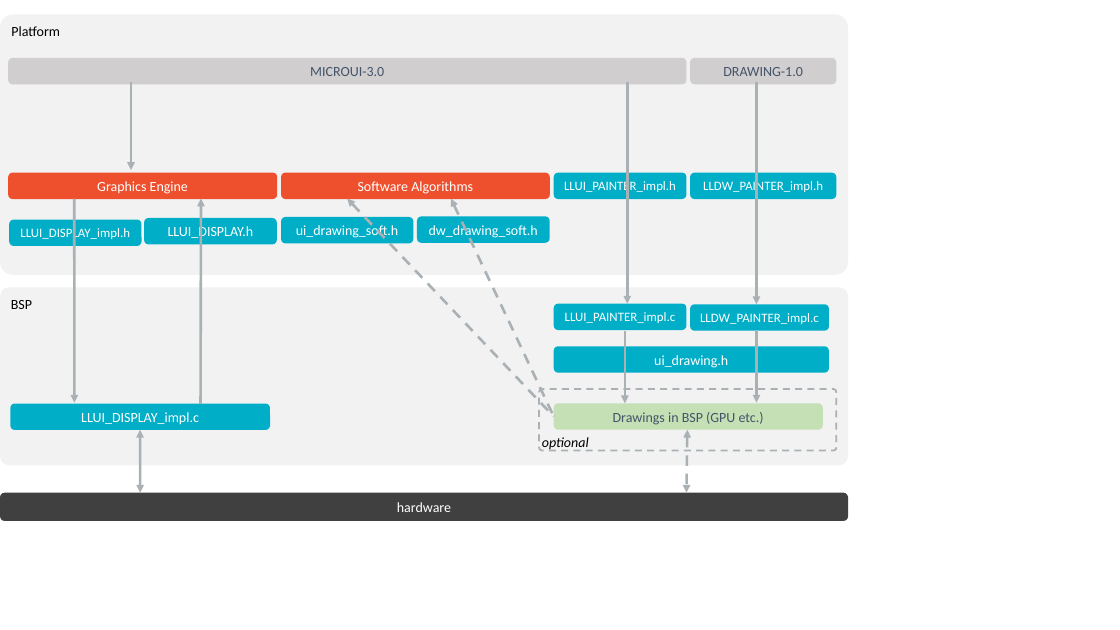
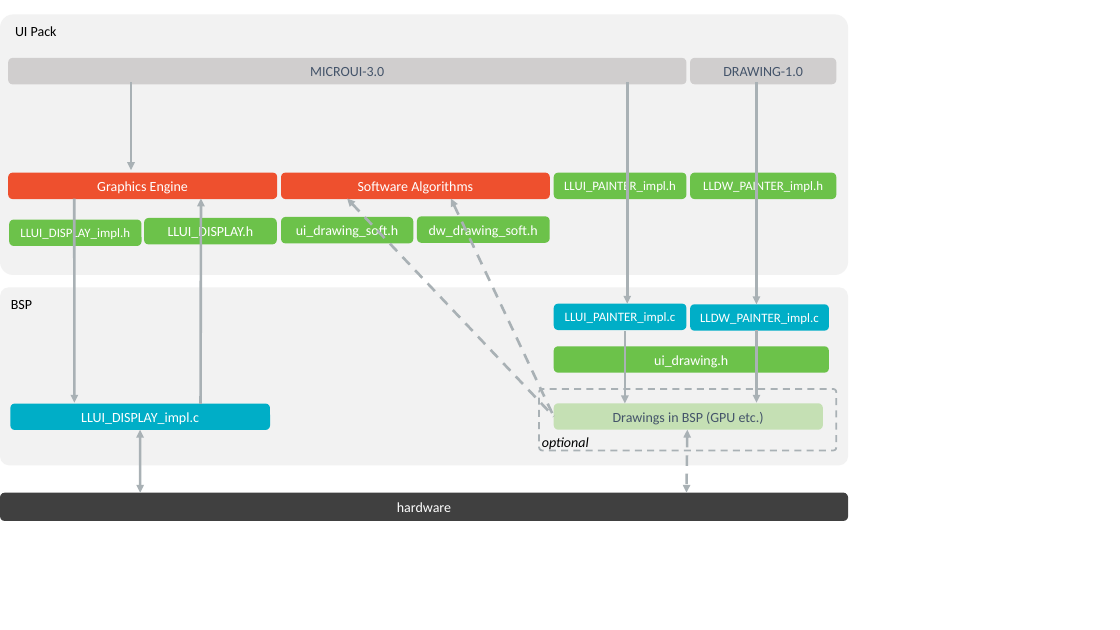
Before and after one commit to MicroEJ/docs, a slide deck: slide 5 of VEEPortingGuide/images/uiLL.pptx. Drawn at 1120x630 pixels with LibreOffice and Linux fonts; fonts in the diff are those of the drawing. Boxes give left, top, right and bottom in pixels: in the first picture for what was removed or moved away, otherwise in the second. Text is boxed around its words. In the diff, an @@ line names an element or a change of style, - is before the commit and + after.

```diff
--- a/VEEPortingGuide/images/uiLL.pptx
+++ b/VEEPortingGuide/images/uiLL.pptx
@@ text at [15, 26, 57, 36]: text changed @@
-Platform
+UI Pack
@@ fill #00AEC7 to #6CC24A in 7 elements at [9, 219, 141, 245], [554, 172, 686, 198], [554, 346, 829, 372], [281, 217, 413, 243], [145, 218, 277, 245], [691, 172, 837, 198], [417, 217, 549, 243] @@
```
Also in this commit, not shown: 4 other slides changed, 1 slide removed, 20 other files.
